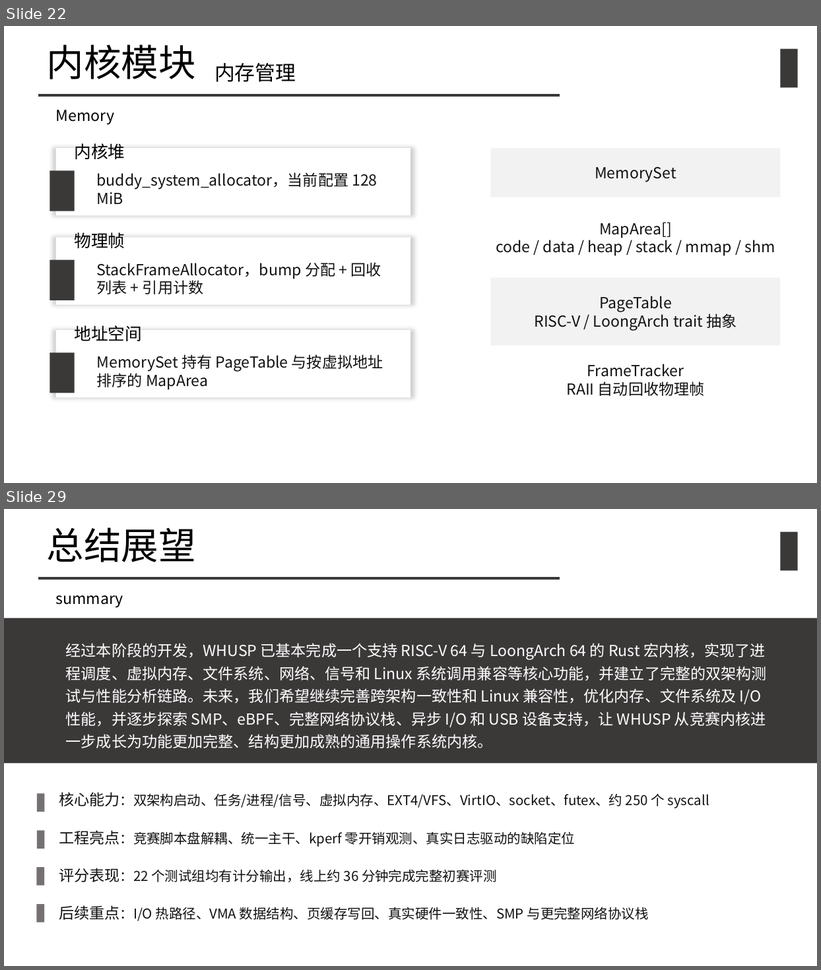
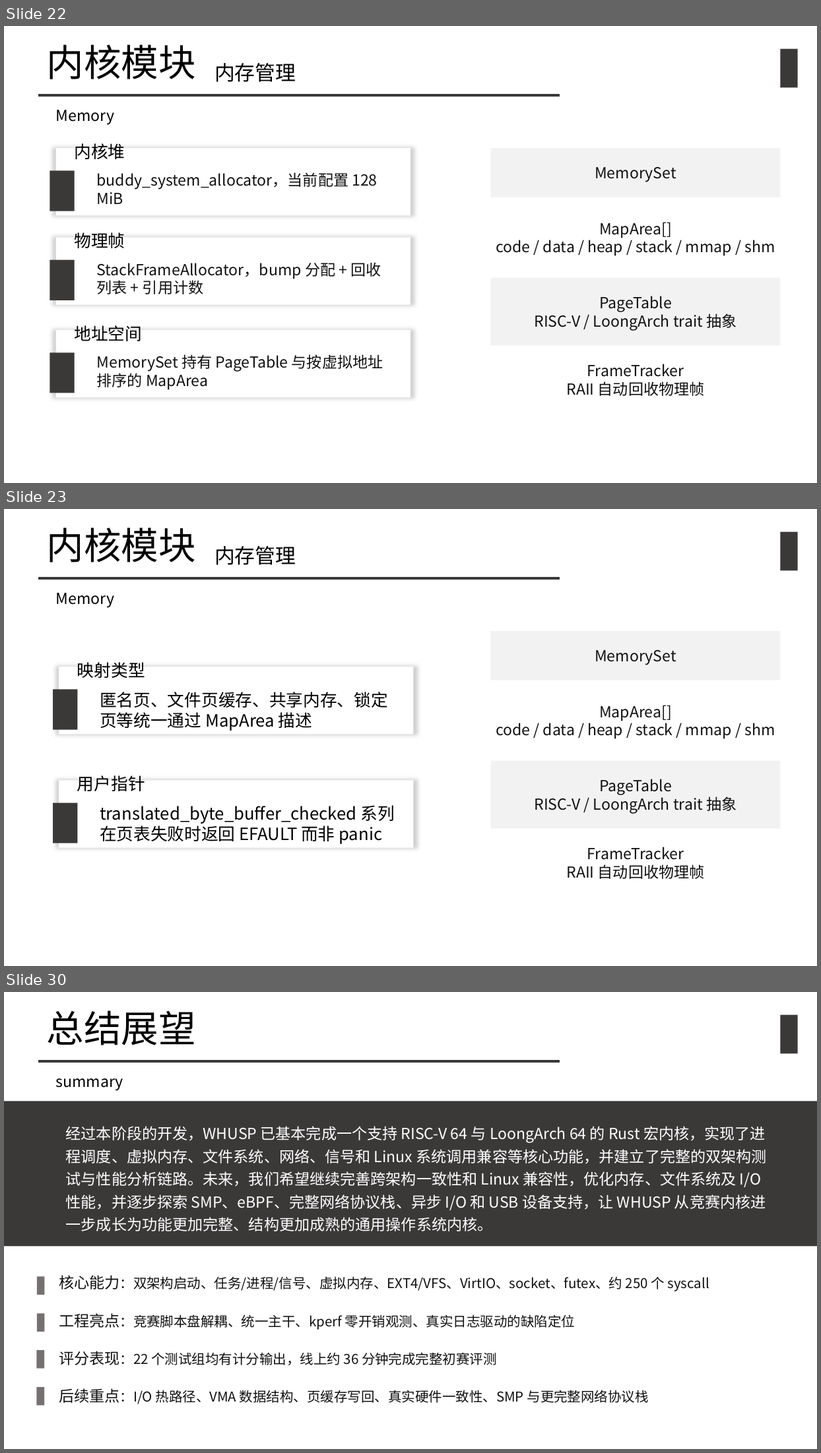
Before and after one commit to pengstem/WHUSP, a slide deck: WHUSP 初赛汇报.pptx. Shown one above the other, each under a label of ours: slides 22 and 29 before the commit, slides 22, 23 and 30 after it; the slides between them are not shown. The pictures are 821x970 and 821x1453 pixels, drawn with LibreOffice and Linux fonts; fonts in the diff are those of the drawing. Boxes give left, top, right and bottom in pixels: in the first picture for what was removed or moved away, otherwise in the second. Text is boxed around its words. In the diff, an @@ line names an element or a change of style, - is before the commit and + after.

```diff
--- a/WHUSP 初赛汇报.pptx
+++ b/WHUSP 初赛汇报.pptx
@@ slide 23 added at (4,509,817,966), background #FFFFFF @@
@@ text added at (47,527,196,562), 44 pt, text #000000 @@
+内核模块
@@ text added at (215,546,296,565), 24 pt, text #000000 @@
+内存管理
@@ rectangle added at (781,532,797,571), fill #3B3838 @@
@@ line added from (39, 578) to (560, 578), #3B3838 3 pt @@
@@ text added at (56,593,115,607), 18 pt, text #000000 @@
+Memory
@@ group added at (53,662,414,735): 2 rectangles, 2 texts @@
+映射类型
+匿名页、文件页缓存、共享内存、锁定页等统一通过 MapArea 描述
@@ group added at (53,776,414,848): 2 rectangles, 2 texts @@
+用户指针
+translated_byte_buffer_checked 系列在页表失败时返回 EFAULT 而非 panic
@@ group added at (491,631,781,898): 4 rectangles @@
+MemorySet
+MapArea[]
+code / data / heap / stack / mmap / shm
+PageTable
+RISC-V / LoongArch trait 抽象
+FrameTracker
+RAII 自动回收物理帧
@@ what was slide 29 is now slide 30 @@
```
Also in this commit, not shown: 6 slides changed, 1 other file.
